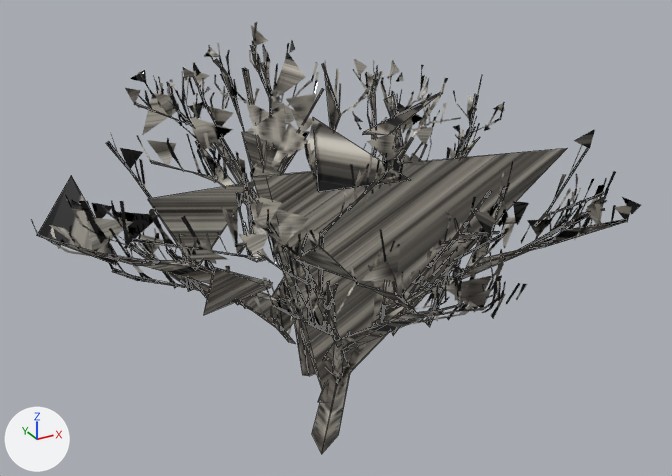
What one commit did to the glTF model game/assets/models/trees/cinderlea_dead_ash_tree_c/cinderlea_dead_ash_tree_c.glb.
The view is the same before and after, from a 50 mm camera at (-8.37, -15.61, 12.6) aimed at (0.14, -0.13, 4.86). Every picture has the same lights, and +X, +Y and +Z are marked at lower left. The first picture is the older version. Mesh edges are drawn as thin lines on the coarser meshes. Objects named as collision shapes, trigger or cutter boxes, shadow casters or lower levels of detail are left out. Vertices at exactly the same position are counted once.

The scene before the commit, as lines of its bpy script (objects in view):
```python
me_cinderlea_dead_ash_tree_c = bpy.data.meshes.new('cinderlea_dead_ash_tree_c')
me_cinderlea_dead_ash_tree_c.from_pydata(...)  # 4328 vertices, 4990 faces; spans x -5.73..6.15, y -5.69..4.26, z 0.0..9.24
me_cinderlea_dead_ash_tree_c.materials.append(mat_cinderlea_dead_ash_tree_c_mat)
me_cinderlea_dead_ash_tree_c_lod1 = bpy.data.meshes.new('cinderlea_dead_ash_tree_c_LOD1')
me_cinderlea_dead_ash_tree_c_lod1.from_pydata(...)  # 741 vertices, 900 faces; spans x -5.68..7.62, y -5.24..4.12, z -0.09..8.78
me_cinderlea_dead_ash_tree_c_lod1.materials.append(mat_cinderlea_dead_ash_tree_c_mat)
# before: 0 (-0.48, -0.59, -0.05) at pixel (321, 454), 2 (0.23, -0.09, -0.09) at pixel (338, 434), 3 (2.25, 1.17, 6.49) at pixel (391, 131), 4 (2.4, 1.22, 6.31) at pixel (395, 137), 5 (2.26, 1.34, 6.34) at pixel (387, 135)
# before: 6 (7.62, 1.31, 5.2) at pixel (567, 148), 7 (0.07, 0.2, 0.84), 8 (0.0, 0.14, 0.83), 9 (-2.11, -1.14, 6.92) at pixel (252, 176), 10 (-1.86, -1.16, 6.88) at pixel (266, 176)
# before: 330 (-4.36, -0.02, 5.36), 331 (-4.42, 0.03, 5.21) at pixel (115, 265), 332 (-4.36, 3.16, 5.98) at pixel (71, 175), 333 (-5.68, 0.45, 5.91) at pixel (36, 235), 334 (-5.66, 0.46, 5.93) at pixel (37, 234)
ob_cinderlea_dead_ash_tree_c = bpy.data.objects.new('cinderlea_dead_ash_tree_c', me_cinderlea_dead_ash_tree_c)
ob_cinderlea_dead_ash_tree_c.location = (0.0, 0.0, 0.0)
ob_cinderlea_dead_ash_tree_c_lod1 = bpy.data.objects.new('cinderlea_dead_ash_tree_c_LOD1', me_cinderlea_dead_ash_tree_c_lod1)
ob_cinderlea_dead_ash_tree_c_lod1.location = (0.0, 0.0, 0.0)
```
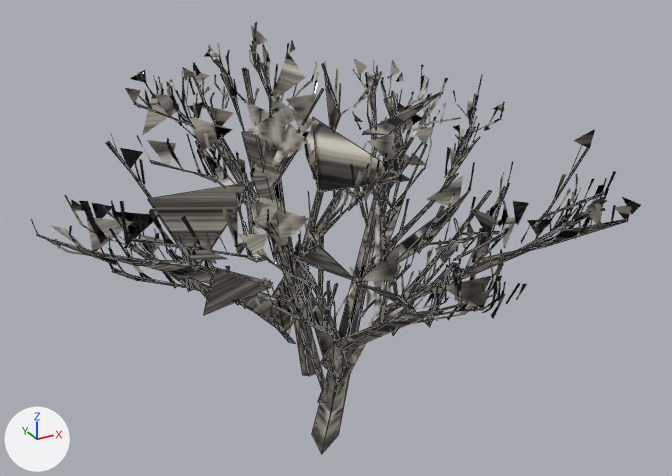
Where the change shows, as pixel boxes (x1, y1, x2, y2) in the pictures (672 x 476 px):
'cinderlea_dead_ash_tree_c_LOD1', reshaped
    before: (37, 73, 567, 454)
    after: (37, 73, 493, 454)
part 1 of me_cinderlea_dead_ash_tree_c_lod1, deleted
    before: (38, 131, 567, 446)

The change in detail:
me_cinderlea_dead_ash_tree_c_lod1 is used by ob_cinderlea_dead_ash_tree_c_lod1; location (0.0, 0.0, 0.0).
Verts and faces of me_cinderlea_dead_ash_tree_c_lod1; kept vertices keep their numbers, new ones are numbered from 741.
me_cinderlea_dead_ash_tree_c_lod1 had 741 vertices, 900 faces and spanned x -5.68..7.62, y -5.24..4.12, z -0.09..8.78.
me_cinderlea_dead_ash_tree_c_lod1 now has 738 vertices, 893 faces and spans x -5.68..5.79, y -5.24..4.12, z -0.09..8.78.
Part 1, on me_cinderlea_dead_ash_tree_c_lod1:
Vertices deleted: 5, 6, 332 (with the faces that use them).
Faces deleted: (2, 3, 4).
